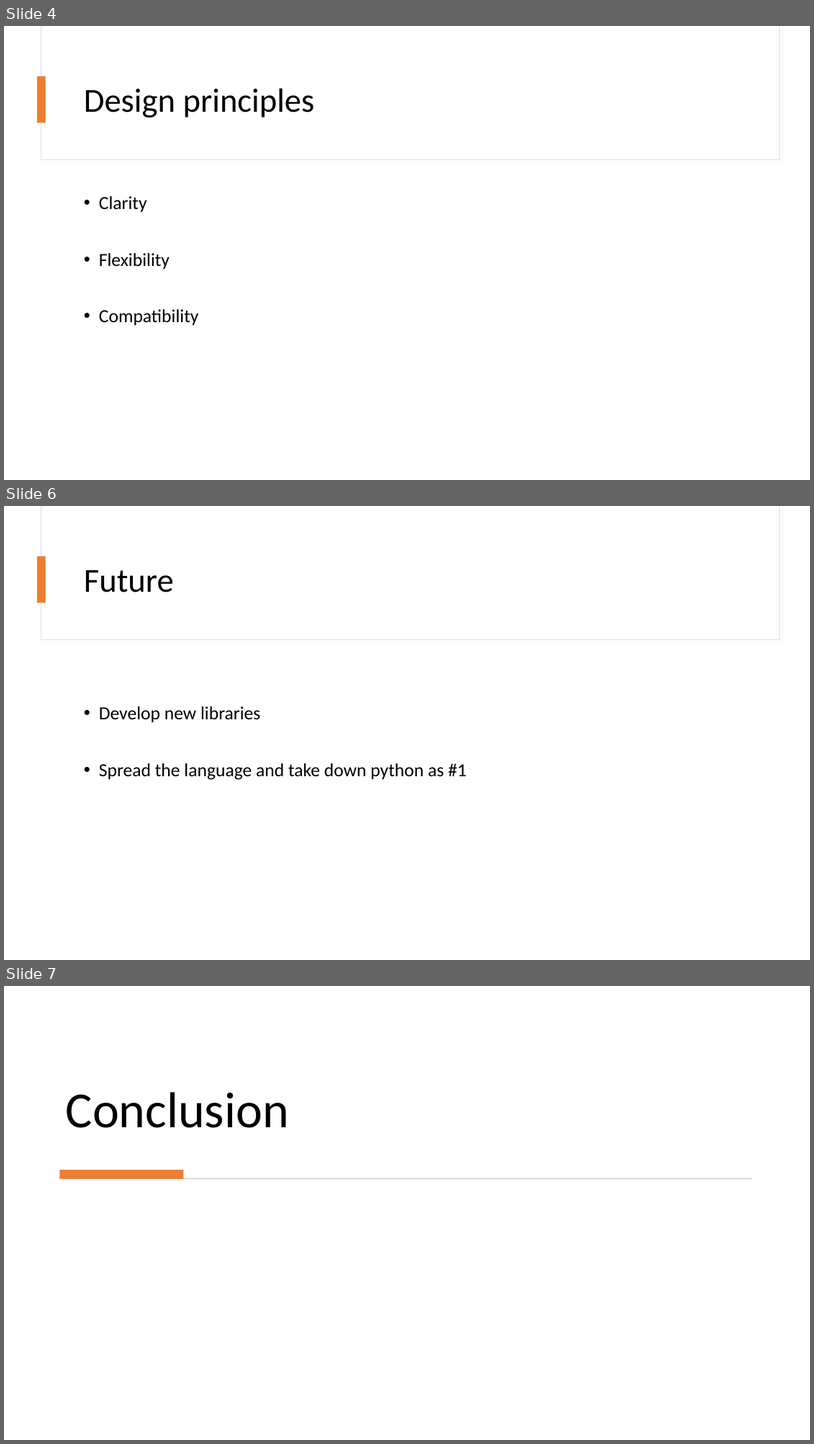
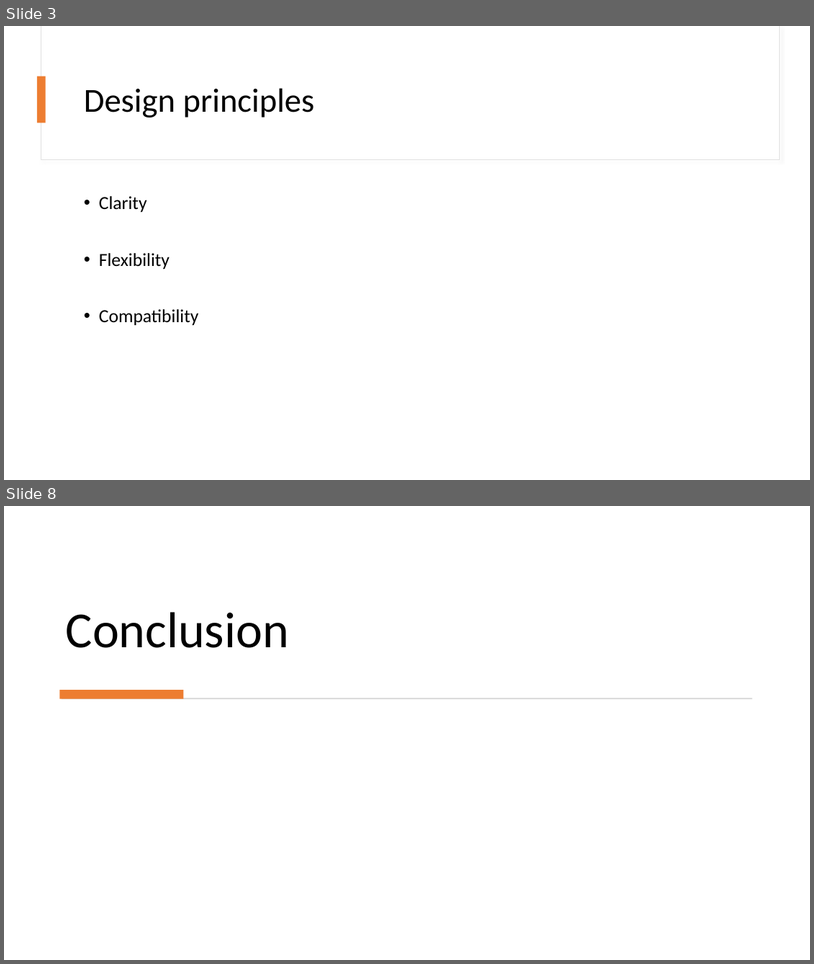
Before and after one commit to GiovanniRaso/D-Language, a slide deck: docs/D-Language.pptx. Shown one above the other, each under a label of ours: slides 4, 6 and 7 before the commit, slides 3 and 8 after it; the slides between them are not shown. The pictures are 814x1444 and 814x964 pixels, drawn with LibreOffice and Linux fonts; fonts in the diff are those of the drawing. Boxes give left, top, right and bottom in pixels: in the first picture for what was removed or moved away, otherwise in the second. Text is boxed around its words. In the diff, an @@ line names an element or a change of style, - is before the commit and + after.

```diff
--- a/docs/D-Language.pptx
+++ b/docs/D-Language.pptx
@@ slide 6 removed at [4, 506, 810, 960], background #FFFFFF @@
@@ rectangle removed at [41, 506, 779, 640] @@
@@ rectangle removed at [41, 506, 779, 639] @@
@@ rectangle removed at [37, 556, 46, 602] @@
@@ title removed at [84, 570, 174, 592] @@
-Future
@@ text removed at [99, 706, 467, 780] @@
-• Develop new libraries
-• Spread the language and take down python as #1
@@ what was slide 4 is now slide 3 @@
@@ what was slide 7 is now slide 8 @@
```
Also in this commit, not shown: 4 slides added, 2 other slides removed.
